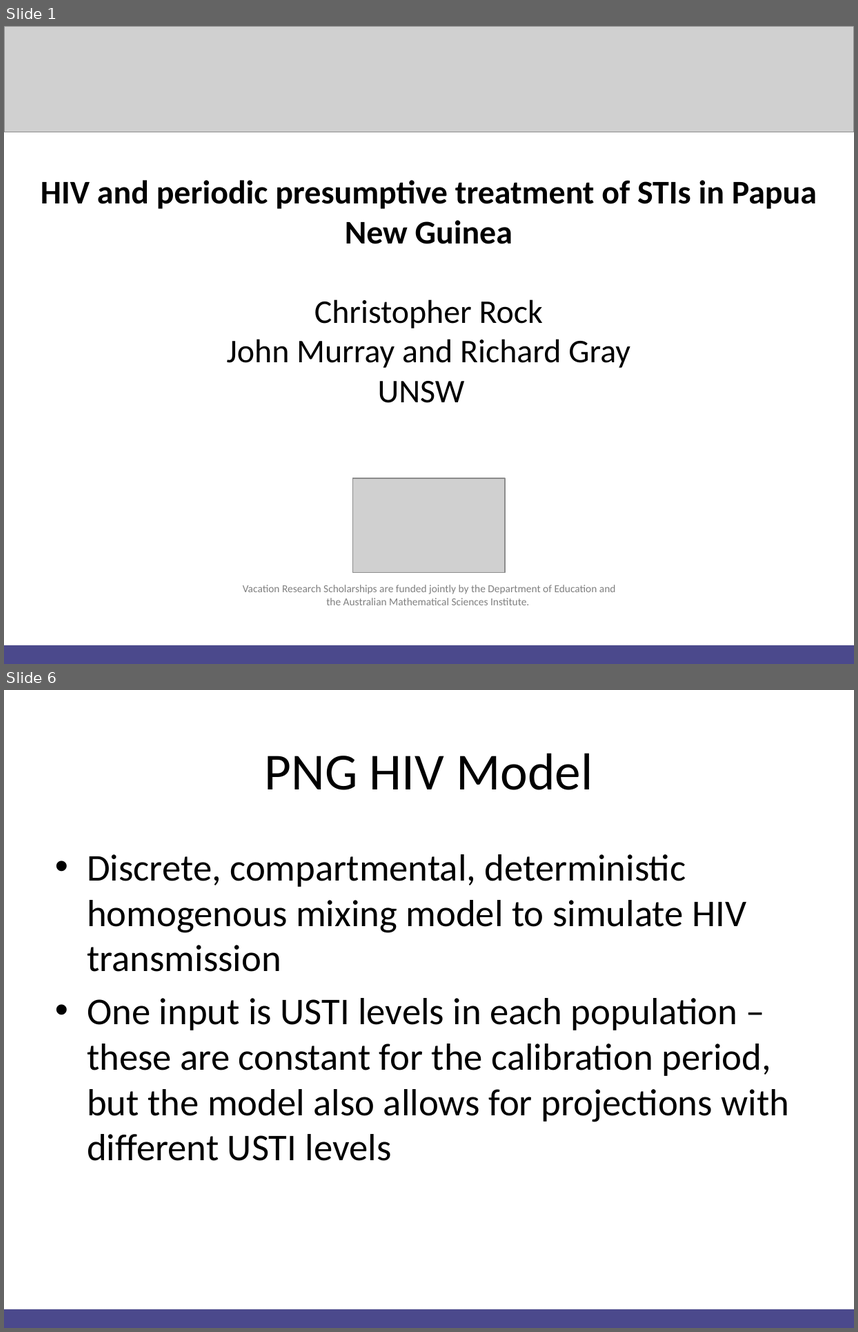
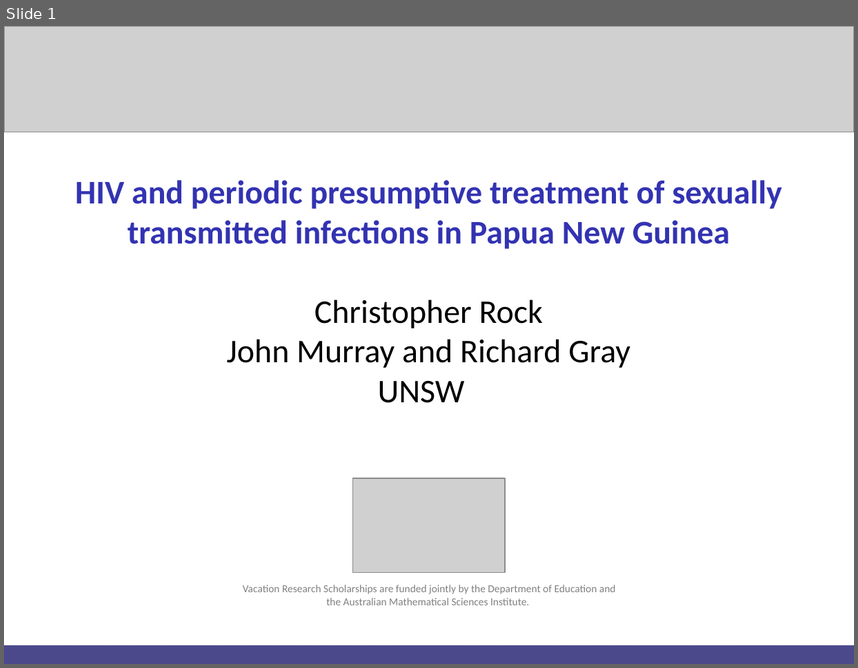
Before and after one commit to Christopher-Rock/hivandppt, a slide deck: Christopher Rock HIV and PPT.pptx. Shown one above the other, each under a label of ours: slides 1 and 6 before the commit, slide 1 after it; the slides between them are not shown. The pictures are 858x1332 and 858x668 pixels, drawn with LibreOffice and Linux fonts; fonts in the diff are those of the drawing; grey boxes stand for pictures; background and template pictures are left out. Boxes give left, top, right and bottom in pixels: in the first picture for what was removed or moved away, otherwise in the second. Text is boxed around its words. In the diff, an @@ line names an element or a change of style, - is before the commit and + after.

```diff
--- a/Christopher Rock HIV and PPT.pptx
+++ b/Christopher Rock HIV and PPT.pptx
@@ slide 6 removed at [4, 690, 854, 1328], background #FFFFFF @@
@@ title removed at [265, 753, 593, 790] @@
-PNG HIV Model
@@ text removed at [87, 854, 789, 1161] @@
-• Discrete, compartmental, deterministic homogenous mixing model to simulate HIV transmission
-• One input is USTI levels in each population – these are constant for the calibration period, but the model also allows for projections with different USTI levels
@@ rectangle removed at [4, 1309, 854, 1328] @@
@@ slide 1 changed as well @@
@@ title at [75, 180, 782, 403]: text changed; text colour #000000 to #3333B2 @@
-HIV and periodic presumptive treatment of STIs in Papua New Guinea
-Christopher Rock
-John Murray and Richard Gray
-UNSW
+HIV and periodic presumptive treatment of sexually transmitted infections in Papua New Guinea
+Christopher Rock
+John Murray and Richard Gray
+UNSW
```
Also in this commit, not shown: 12 other slides changed, 3 slides added, 7 other slides removed, 1 other file.
